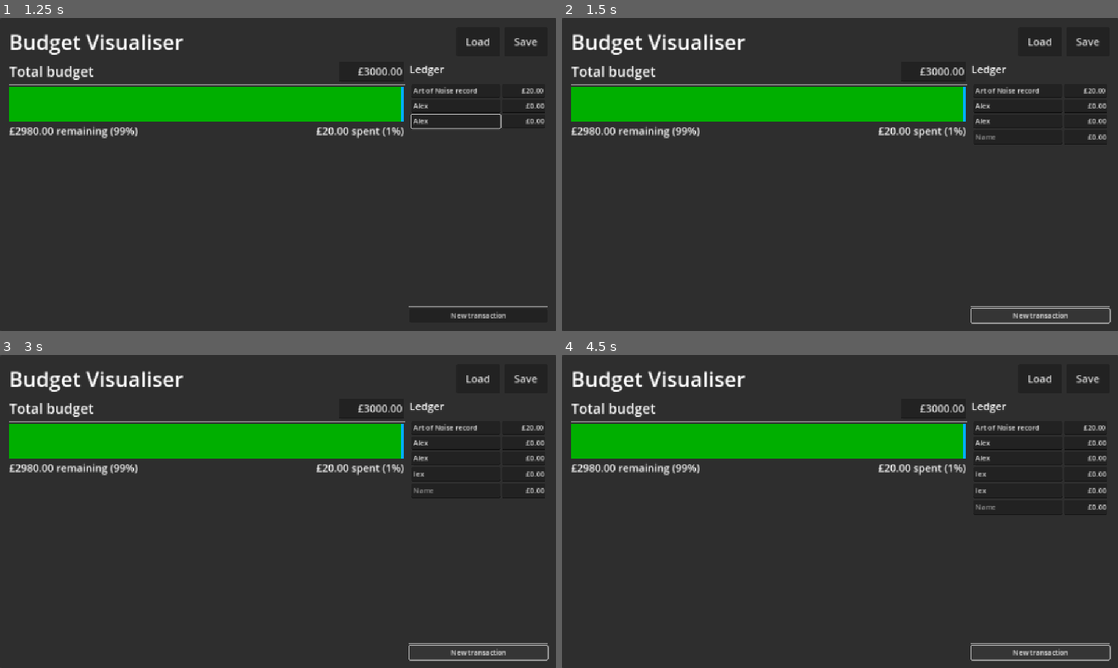
Above: before the commit, frames 1-4 (two rows, left to right).
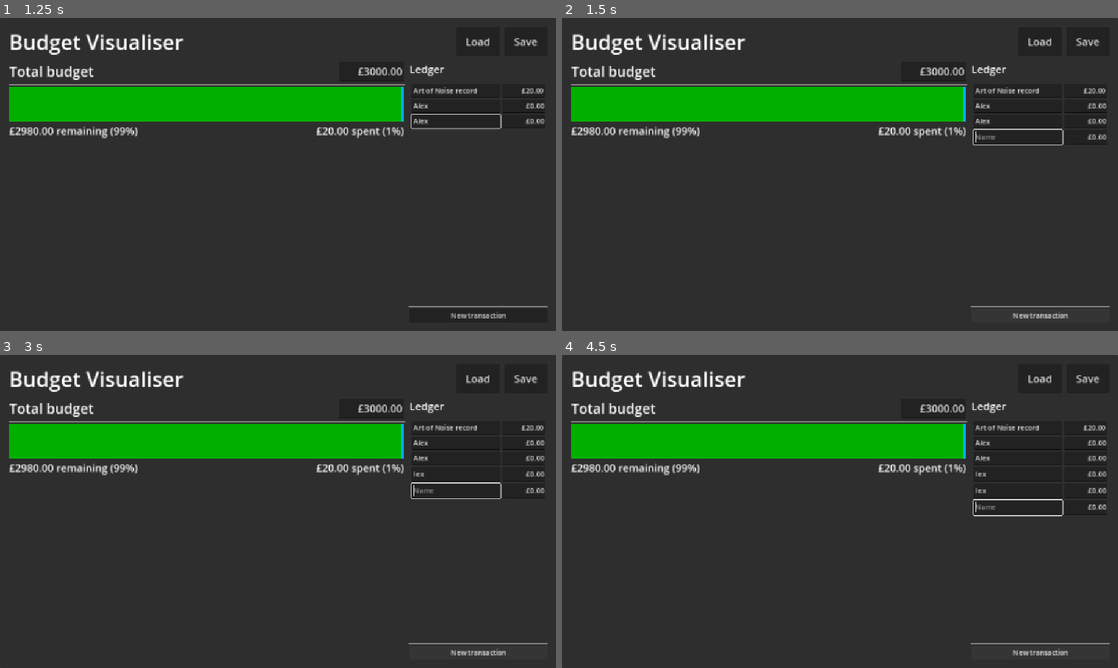
Above: after the commit, the same moments.

Repository: phrasmotica/budget-visualiser
Game: Godot game, scene res://app.tscn
Same seed, same stepped clock (60 frames per second), same inputs: the game is played once before the commit and once after it.
Inputs (mouse positions are in pixels of both pictures, inside the frame that each line leads up to):
- Up to frame 1 (1.25 s): click (455, 105) at 0.52 s; type "Alex" at 0.6 s; click (455, 121) at 0.75 s; type "Alex" at 0.83 s
- Up to frame 2 (1.5 s): click "New transaction" at 1.25 s
- Up to frame 3 (3 s): click (455, 473) at 2.02 s; type "Alex" at 2.1 s; click "New transaction" at 2.75 s
- Up to frame 4 (4.5 s): click (1017, 489) at 3.52 s; type "Alex" at 3.6 s; click "New transaction" at 4.25 s

Frame 1 is identical in both runs. In frame 2, 0.4% of the frame differs, in the area x 73-99%, y 35-98%; in frame 3, 0.4%; in frame 4, 0.4%, in the area x 73-99%, y 46-98%.

Commit message:
Highlight the name input of a transaction input when it's created

Diff:
--- a/scripts/ledger_panel.gd
+++ b/scripts/ledger_panel.gd
@@ -86,6 +86,8 @@
 	transaction_inputs.append(ti)
 	connect_input(ti)
 
+	ti.highlight()
+
 func connect_input(ti: TransactionInput):
 	ti.adjust_transaction.connect(handle_adjust_transaction)
 	ti.delete_transaction.connect(handle_delete_transaction)
--- a/scripts/transaction_input.gd
+++ b/scripts/transaction_input.gd
@@ -67,6 +67,10 @@
 
 		adjust()
 
+func highlight():
+	if name_edit:
+		name_edit.grab_focus()
+
 func _on_name_edit_text_changed(new_text: String) -> void:
 	ensure_transaction()
 
